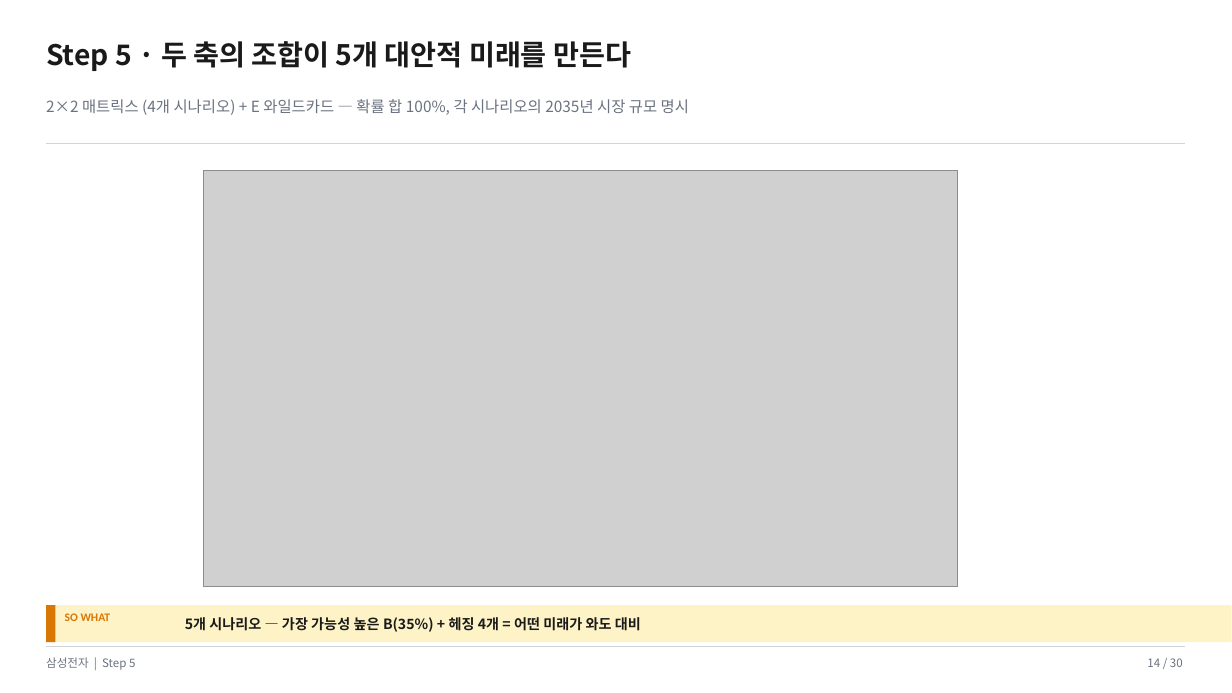
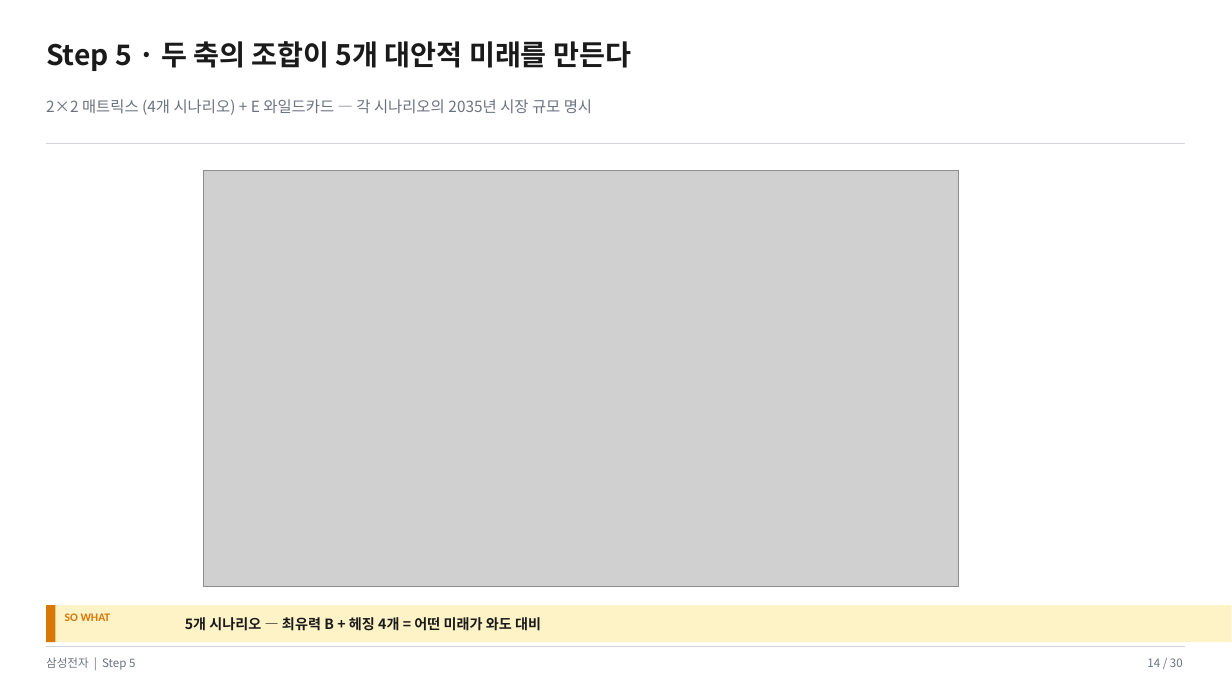
Before and after one commit to k31001/action-learning, a slide deck: slide 14 of outputs/presentation/samsung-memory-scenario-planning.pptx. Drawn at 1232x693 pixels with LibreOffice and Linux fonts; fonts in the diff are those of the drawing; grey boxes stand for pictures. Boxes give left, top, right and bottom in pixels: in the first picture for what was removed or moved away, otherwise in the second. Text is boxed around its words. In the diff, an @@ line names an element or a change of style, - is before the commit and + after.

```diff
--- a/outputs/presentation/samsung-memory-scenario-planning.pptx
+++ b/outputs/presentation/samsung-memory-scenario-planning.pptx
@@ text at (46,99,592,115): text changed @@
-2×2 매트릭스 (4개 시나리오) + E 와일드카드 — 확률 합 100%, 각 시나리오의 2035년 시장 규모 명시
+2×2 매트릭스 (4개 시나리오) + E 와일드카드 — 각 시나리오의 2035년 시장 규모 명시
@@ text at (185,617,541,631): text changed @@
-5개 시나리오 — 가장 가능성 높은 B(35%) + 헤징 4개 = 어떤 미래가 와도 대비
+5개 시나리오 — 최유력 B + 헤징 4개 = 어떤 미래가 와도 대비
```
Also in this commit, not shown: 1 other slide changed, 34 other files.
